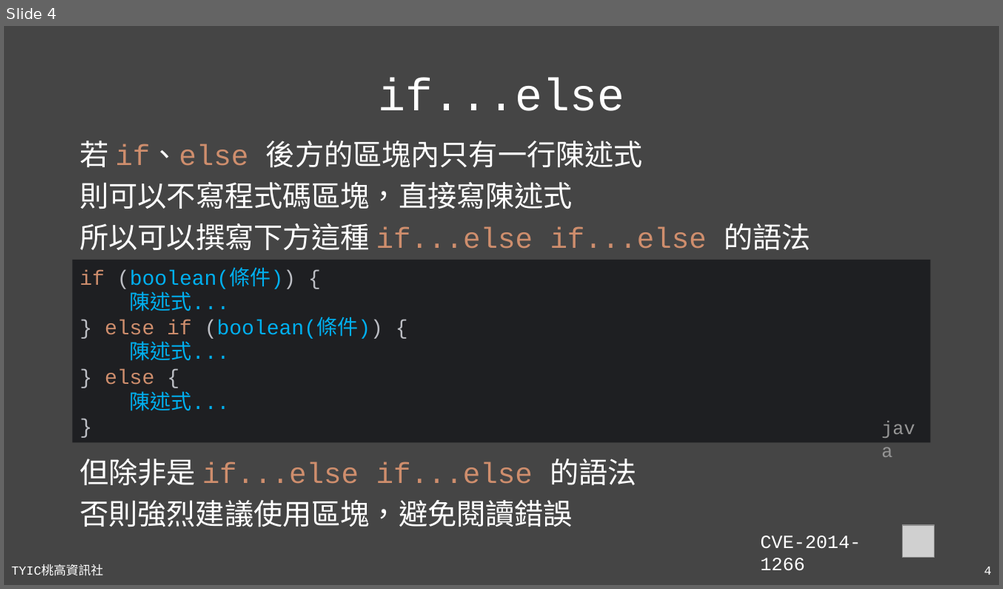
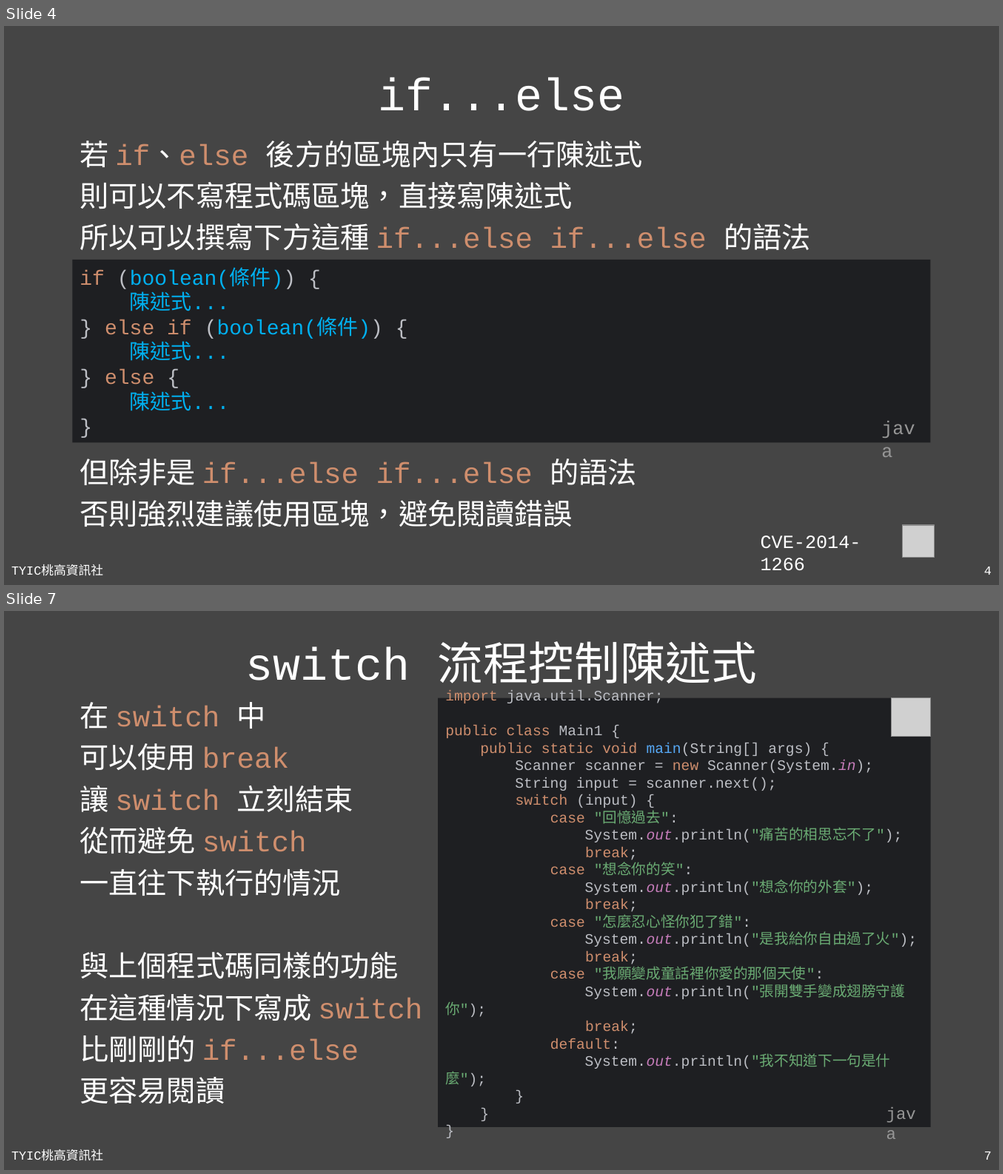
Before and after one commit to TYSHIC/slides, a slide deck: powerpoint/06_流程控制.pptx. Shown one above the other, each under a label of ours: slide 4 before the commit, slides 4 and 7 after it; the slides between them are not shown. The pictures are 1003x589 and 1003x1174 pixels, drawn with LibreOffice and Linux fonts; fonts in the diff are those of the drawing; grey boxes stand for pictures. Boxes give left, top, right and bottom in pixels: in the first picture for what was removed or moved away, otherwise in the second. Text is boxed around its words. In the diff, an @@ line names an element or a change of style, - is before the commit and + after.

Commit message:
06_switch

```diff
--- a/powerpoint/06_流程控制.pptx
+++ b/powerpoint/06_流程控制.pptx
@@ slide 7 added at bbox=[4, 611, 999, 1170], background #454545; not listed: 2 template elements that a slide beside it also shows @@
@@ title added at bbox=[246, 641, 757, 692], 44 pt, text #FFFFFF @@
+switch 流程控制陳述式
@@ rectangle added at bbox=[438, 698, 930, 1128], fill #1E1F22, 14 pt, text #BCBEC4 @@
+import java.util.Scanner;
+public class Main1 {
+public static void main(String[] args) {
+Scanner scanner = new Scanner(System.in);
+String input = scanner.next();
+switch (input) {
+case "回憶過去":
+System.out.println("痛苦的相思忘不了");
+break;
+case "想念你的笑":
+System.out.println("想念你的外套");
+break;
+case "怎麼忍心怪你犯了錯":
+System.out.println("是我給你自由過了火");
+break;
+case "我願變成童話裡你愛的那個天使":
+System.out.println("張開雙手變成翅膀守護你");
+break;
+default:
+System.out.println("我不知道下一句是什麼");
+}
+}
+}
@@ picture added at bbox=[891, 698, 930, 737] @@
@@ text added at bbox=[79, 702, 422, 1104], 28 pt, text #FFFFFF @@
+在 switch 中
+可以使用 break
+讓 switch 立刻結束
+從而避免 switch
+一直往下執行的情況
+與上個程式碼同樣的功能
+在這種情況下寫成 switch
+比剛剛的 if...else
+更容易閱讀
@@ text added at bbox=[879, 1099, 930, 1128], 16 pt, text #969696 @@
+java
```
Also in this commit, not shown: 1 slide changed, 1 other slide added, 1 slide removed, 5 other files.
